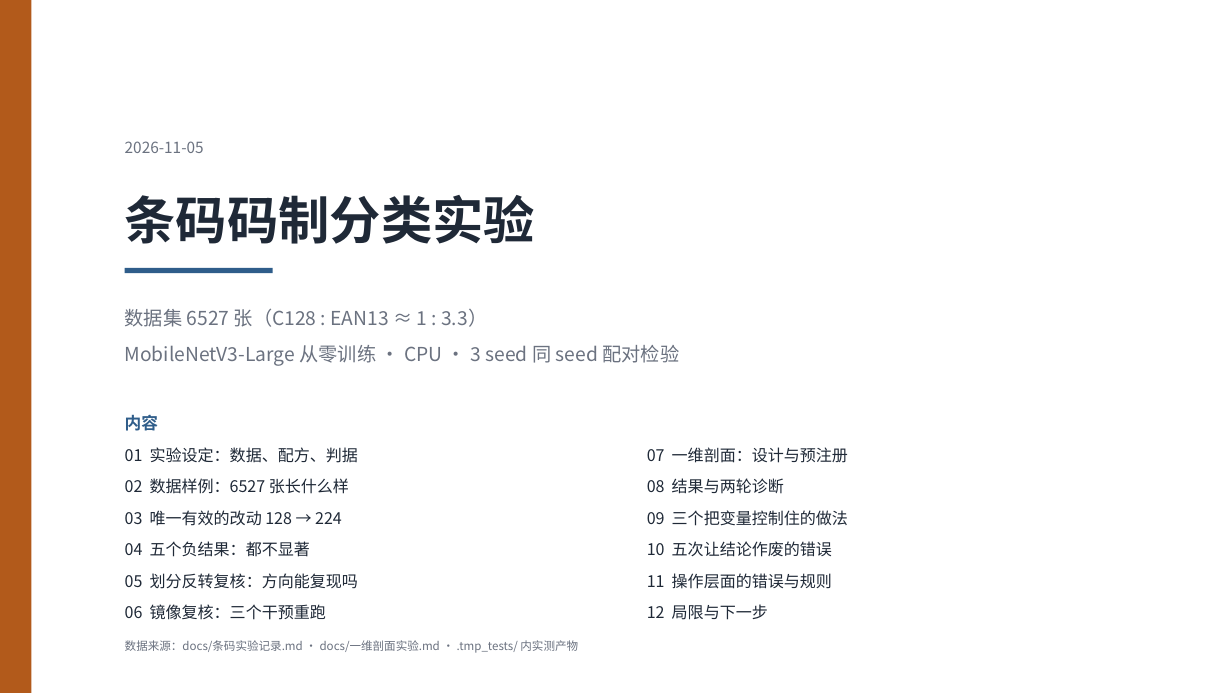
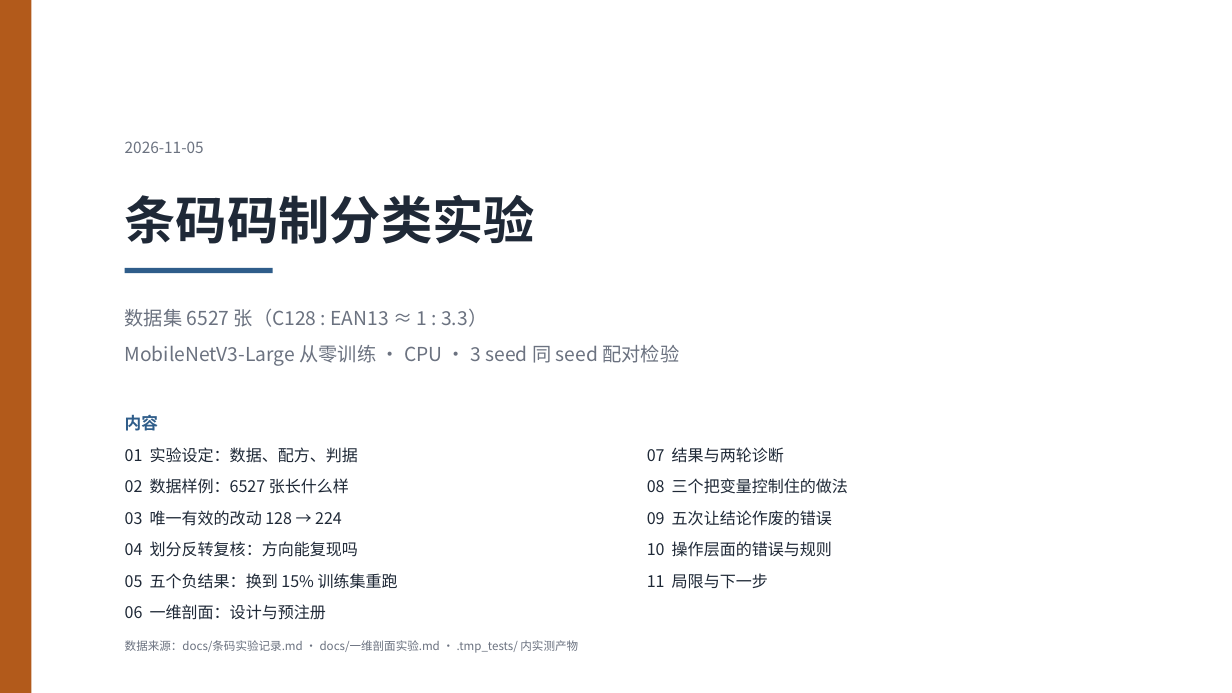
Before and after one commit to adddd392/study0, a slide deck: slide 10 of slides/第三周汇报.pptx. Drawn at 1232x693 pixels with LibreOffice and Linux fonts; fonts in the diff are those of the drawing. Boxes give left, top, right and bottom in pixels: in the first picture for what was removed or moved away, otherwise in the second. Text is boxed around its words. In the diff, an @@ line names an element or a change of style, - is before the commit and + after.

Commit message:
refactor(slides): 五个负结果改为 15% 训练集对照，并入镜像复核页
用户指出：负结果页要比的是 15% 训练集的内容，而不是原划分的数字。

【新的 05 页「五个负结果：换到 15% 训练集上重跑，全都不显著」】
表头六列：尝试 | 做法 | 原划分 | 15% 训练集 | 配对差（15%） | 判定
  224 基线      99.39            97.00 ± 0.68     —                    参照
  Focal Loss    99.08            95.84 ± 2.60     −0.77（t=−0.45）      不显著
  Label Smooth  99.18 ± 0.37     97.19 ± 0.38     +0.20（t=0.32）       不显著
  S16           99.49 ± 0.18     96.09 ± 1.17     −0.90（t=−0.85）      不显著
  128×384 几何  ≈ 0 提升         95.56 ± 0.45     −0.64（t=−2.75）      不显著
  加轮数 10→20  99.39（同 10 轮） 未重跑           —                     无效
副标题给出功效口径：训练 979 张，MDE = 2.57 pt（Top-1）/ 4.08 pt（C128）。
共同的原因改为两条：效应量小于 MDE；符号都不稳（S16 +0.10→−0.90、
LS −0.21→+0.20）。右侧强调块吸收原镜像复核页的结论：S16 要改写成
「不确定有收益，且可能在少数类上有代价」（C128 −4.30 pt）。

【结构调整】
  · 页序换成「03 128→224 → 04 划分反转（原 05）→ 05 负结果（15%）」，
    先说明为什么换划分，再给 15% 上的负结果。
  · 删除原「06 镜像复核」页 —— 其表格与结论已全部被新的 05 页吸收，
    避免同一批 run 讲两遍；后续页签 07..12 前移为 06..11（一次正则映射，
    不做连环改名）。
  · 条码封面清单 12 项 → 11 项，与页签一致。
  · 04 页强调块措辞：「下一部分」→「后面的」（避免读成跨册指代）。

【校验】21 页；0 越界；页码 1–21 正确；表格行高全部够用；图片/表格无重叠；
页签 01–11 连续；封面清单与页签一致；全文无「附录 / 镜像复核 / 第一部分」
等悬空引用；flake8 无告警。

```diff
--- a/slides/第三周汇报.pptx
+++ b/slides/第三周汇报.pptx
@@ text at <box>647,447,784,463</box>: text changed @@
-08 结果与两轮诊断
+07 结果与两轮诊断
@@ text removed at <box>647,447,848,463</box> @@
-07 一维剖面：设计与预注册
@@ text at <box>647,478,848,494</box>: text changed @@
-09 三个把变量控制住的做法
+08 三个把变量控制住的做法
@@ text at <box>647,510,832,526</box>: text changed @@
-11 操作层面的错误与规则
+09 五次让结论作废的错误
@@ text at <box>125,541,358,557</box>: text changed @@
-05 划分反转复核：方向能复现吗
+04 划分反转复核：方向能复现吗
@@ text at <box>647,541,832,557</box>: text changed @@
-10 五次让结论作废的错误
+10 操作层面的错误与规则
@@ text at <box>125,573,398,589</box>: text changed @@
-04 五个负结果：都不显著
+05 五个负结果：换到 15% 训练集重跑
@@ text at <box>647,573,768,589</box>: text changed @@
-12 局限与下一步
+11 局限与下一步
@@ text at <box>125,604,326,620</box>: text changed @@
-06 镜像复核：三个干预重跑
+06 一维剖面：设计与预注册
```
Also in this commit, not shown: 8 other slides changed, 1 slide removed, 1 other file.
